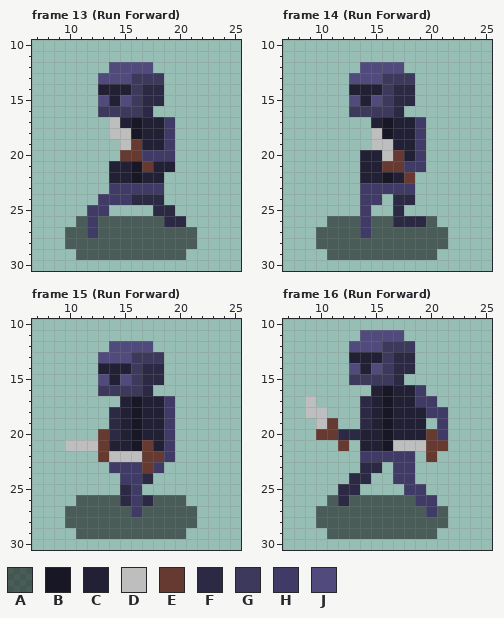
Two versions of one pixel-art file, Assets/Sprites/Asperite files/Movement.aseprite. That is the earlier state.
32x32 pixels, 28 frames. Shown: frame 13 (Run Forward): x 7..25, y 10..30; frame 14 (Run Forward): x 7..25, y 10..30; frame 15 (Run Forward): x 7..25, y 10..30; frame 16 (Run Forward): x 7..25, y 10..30. The commit also changed other frames, which this record leaves out.
Visible layers, top first: "Sprite Sheet", "Layer 1".
Palette (. is transparent): A #00000083  B #181726  C #222034  D #bebebe  E #663931  F #2c2944  G #3d395c  H #403b66  J #514b7d
Pixels before, frame 13 (Run Forward), first column x 10:
12 ....JJJJ....
13 ...JJJGGG...
14 ...CCCGFF...
15 ...JCJGFF...
16 ...GGGGF....
17 ....DCBCCH..
18 ....DDBCCH..
19 .....DECCH..
20 .....EEHHH..
21 ....CCBECC..
22 ....CCBCC...
23 ....HHHHH...
24 ...HHHFFF...
25 ..HH....FF..
26 .AHAAAAAAFF.
27 AAHAAAAAAAAA
28 AAAAAAAAAAAA
29 .AAAAAAAAAA.
Pixels before, frame 14 (Run Forward), first column x 10:
12 ....JJJJ....
13 ...JJJGGG...
14 ...CCCGFF...
15 ...JCJGFF...
16 ...GGGGF....
17 .....CBCCH..
18 .....DBCCH..
19 .....DDCCH..
20 ....CCDECH..
21 ....CCEEHH..
22 ....CCBCE...
23 ....HHHHH...
24 ....HH.FF...
25 ....H..F....
26 .AAAHAAFFFA.
27 AAAAHAAAAAAA
28 AAAAAAAAAAAA
29 .AAAAAAAAAA.
Pixels before, frame 15 (Run Forward), first column x 10:
12 ....JJJJ....
13 ...JJJGGG...
14 ...CCCGFF...
15 ...JCJGFF...
16 ...GGGGF....
17 .....CBCCH..
18 ....FCBCCH..
19 ....FCBCCH..
20 ...EFCBCCH..
21 DDDECCBECH..
22 ...EDDDEEH..
23 ....HHHEH...
24 .....HHF....
25 .....FH.....
26 .AAAAFHFAAA.
27 AAAAAAHAAAAA
28 AAAAAAAAAAAA
29 .AAAAAAAAAA.
Pixels before, frame 16 (Run Forward), first column x 9:
11 .....JJJJ....
12 ....JJJGGG...
13 ....CCCGFF...
14 ....JCJGFF...
15 ....GGGGF....
16 ......CBCCH..
17 D....FCBCCHH.
18 DD...FCBCCCHH
19 .DE..FCBCCC.H
20 .EEFFCCBCCCEH
21 ...E.CCBDDDEE
22 .....HHHHH.E.
23 .....FF.HH...
24 ....FF..HH...
25 ...FF....HH..
26 ..AFAAAAAAHH.
27 .AAAAAAAAAAHA
28 .AAAAAAAAAAAA
29 ..AAAAAAAAAA.
And afterwards:
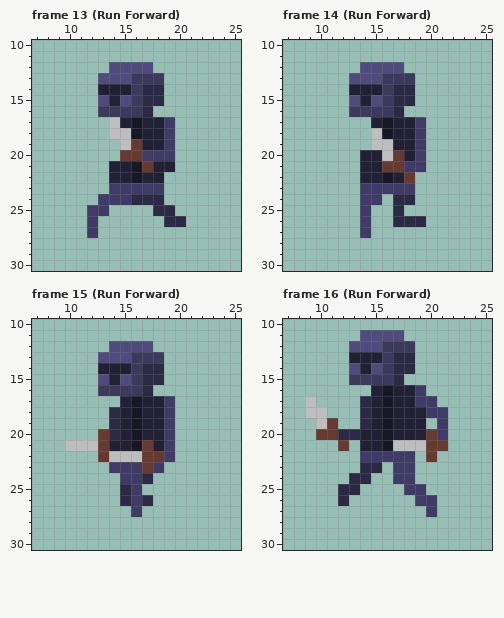
The edit:
{"change": "layer \"Layer 1\" now hidden"}
{"where": "frame 13 (Run Forward)"}
{"frame":13,"y":26,"x":11,"old":"A","new":"."}
{"frame":13,"y":26,"x":13,"old":"AAAAAA","new":"......"}
{"frame":13,"y":27,"x":10,"old":"AA","new":".."}
{"frame":13,"y":27,"x":13,"old":"AAAAAAAAA","new":"........."}
{"frame":13,"y":28,"x":10,"old":"AAAAAAAAAAAA","new":"............"}
{"frame":13,"y":29,"x":11,"old":"AAAAAAAAAA","new":".........."}
{"where": "frame 14 (Run Forward)"}
{"frame":14,"y":26,"x":11,"old":"AAA","new":"..."}
{"frame":14,"y":26,"x":15,"old":"AA","new":".."}
{"frame":14,"y":26,"x":20,"old":"A","new":"."}
{"frame":14,"y":27,"x":10,"old":"AAAA","new":"...."}
{"frame":14,"y":27,"x":15,"old":"AAAAAAA","new":"......."}
{"frame":14,"y":28,"x":10,"old":"AAAAAAAAAAAA","new":"............"}
{"frame":14,"y":29,"x":11,"old":"AAAAAAAAAA","new":".........."}
{"where": "frame 15 (Run Forward)"}
{"frame":15,"y":26,"x":11,"old":"AAAA","new":"...."}
{"frame":15,"y":26,"x":18,"old":"AAA","new":"..."}
{"frame":15,"y":27,"x":10,"old":"AAAAAA","new":"......"}
{"frame":15,"y":27,"x":17,"old":"AAAAA","new":"....."}
{"frame":15,"y":28,"x":10,"old":"AAAAAAAAAAAA","new":"............"}
{"frame":15,"y":29,"x":11,"old":"AAAAAAAAAA","new":".........."}
{"where": "frame 16 (Run Forward)"}
{"frame":16,"y":26,"x":11,"old":"A","new":"."}
{"frame":16,"y":26,"x":13,"old":"AAAAAA","new":"......"}
{"frame":16,"y":27,"x":10,"old":"AAAAAAAAAA","new":".........."}
{"frame":16,"y":27,"x":21,"old":"A","new":"."}
{"frame":16,"y":28,"x":10,"old":"AAAAAAAAAAAA","new":"............"}
{"frame":16,"y":29,"x":11,"old":"AAAAAAAAAA","new":".........."}
{"label":"erased","picture_box":[65,216,197,260]}
{"label":"erased","picture_box":[316,216,448,260]}
{"label":"erased","picture_box":[65,495,197,539]}
{"label":"erased","picture_box":[316,495,448,539]}
